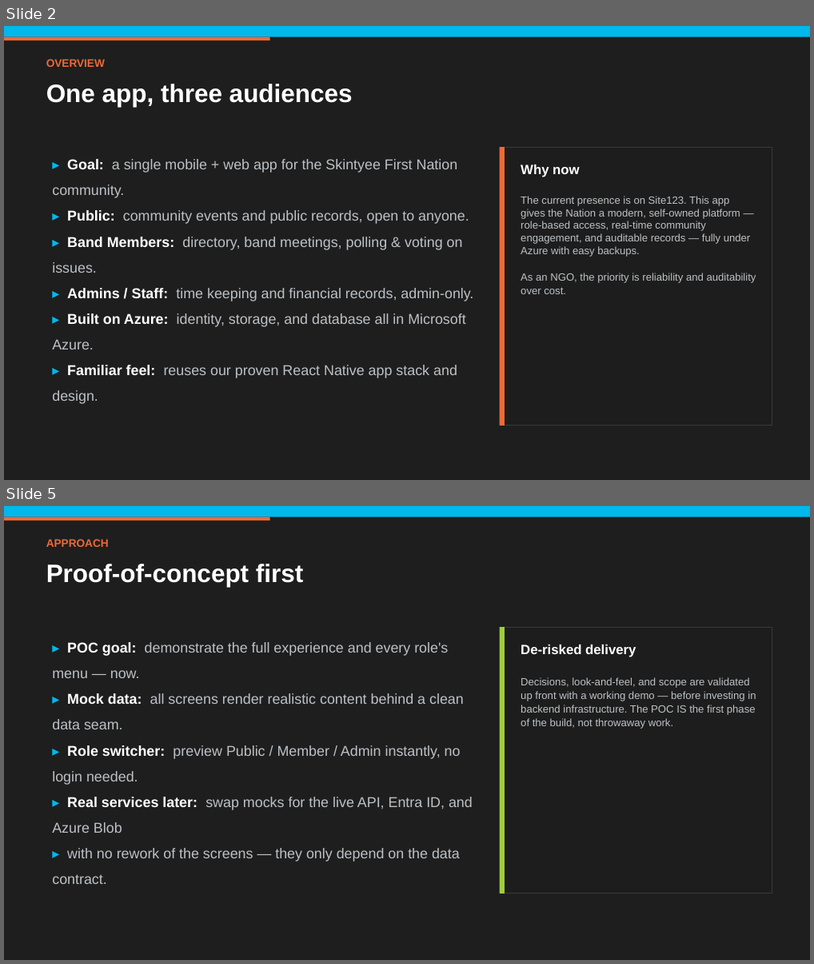
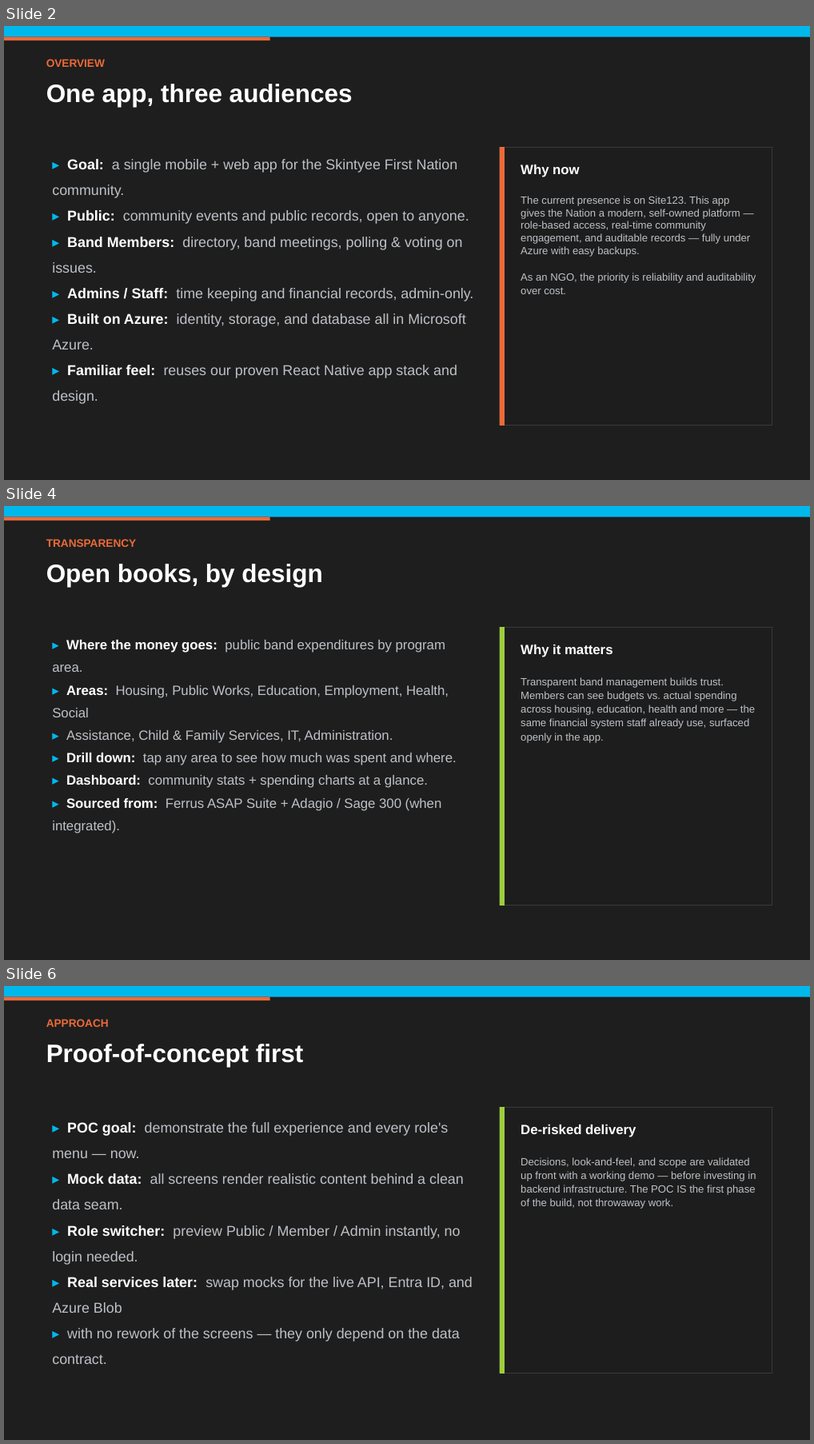
Before and after one commit to skintyeenation/webfront, a slide deck: docs/Skintyee-App-Proposal.pptx. Shown one above the other, each under a label of ours: slides 2 and 5 before the commit, slides 2, 4 and 6 after it; the slides between them are not shown. The pictures are 814x964 and 814x1444 pixels, drawn with LibreOffice and Linux fonts; fonts in the diff are those of the drawing. Boxes give left, top, right and bottom in pixels: in the first picture for what was removed or moved away, otherwise in the second. Text is boxed around its words. In the diff, an @@ line names an element or a change of style, - is before the commit and + after.

```diff
--- a/docs/Skintyee-App-Proposal.pptx
+++ b/docs/Skintyee-App-Proposal.pptx
@@ slide 4 added at (x1=4, y1=506, x2=810, y2=960), background #1E1E1E @@
@@ rectangle added at (x1=4, y1=506, x2=810, y2=517), fill #00B8EC @@
@@ rectangle added at (x1=4, y1=517, x2=270, y2=520), fill #EC6A37 @@
@@ text added at (x1=46, y1=539, x2=137, y2=547), 13 pt, text #EC6A37, bold @@
+TRANSPARENCY
@@ text added at (x1=46, y1=564, x2=322, y2=587), 30 pt, text #FFFFFF, bold @@
+Open books, by design
@@ text added at (x1=52, y1=640, x2=456, y2=833), 16 pt, text #BDC1C6 @@
+▸ Where the money goes: public band expenditures by program area.
+▸ Areas: Housing, Public Works, Education, Employment, Health, Social
+▸ Assistance, Child & Family Services, IT, Administration.
+▸ Drill down: tap any area to see how much was spent and where.
+▸ Dashboard: community stats + spending charts at a glance.
+▸ Sourced from: Ferrus ASAP Suite + Adagio / Sage 300 (when integrated).
@@ rectangle added at (x1=500, y1=627, x2=772, y2=905), fill #1D1D1D, outline #3A3A3A 1 pt @@
@@ rectangle added at (x1=500, y1=627, x2=505, y2=905), fill #9ECD3B @@
@@ text added at (x1=521, y1=644, x2=614, y2=657), 16 pt, text #FFFFFF, bold @@
+Why it matters
@@ text added at (x1=521, y1=677, x2=755, y2=743), 12.5 pt, text #BDC1C6 @@
+Transparent band management builds trust. Members can see budgets vs. actual spending across housing, education, health and more — the same financial system staff already use, surfaced openly in the app.
@@ what was slide 5 is now slide 6 @@
```
Also in this commit, not shown: 2 slides changed, 23 other files.
